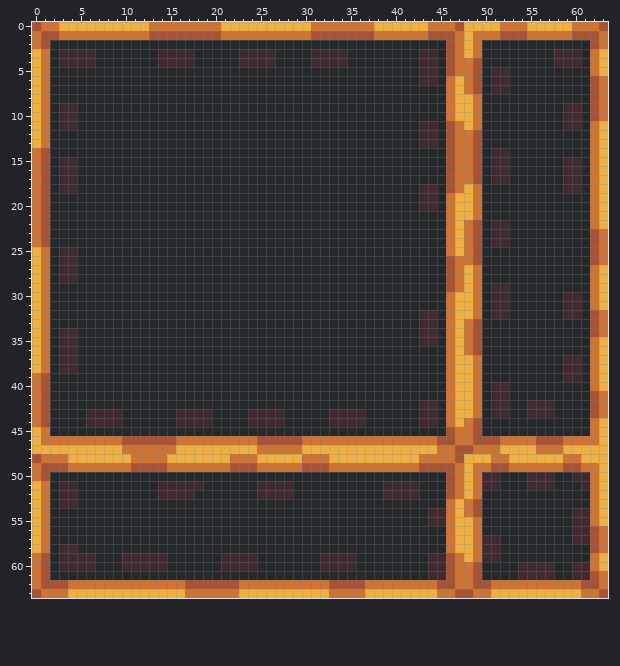
Pixel-art sprite, stored at Assets/Art/Tilesets/FactoryBG.png. This is how it looked before the edit.
The file is 64x64 pixels. Colours within 5 levels of each other are drawn and written as one.
After:
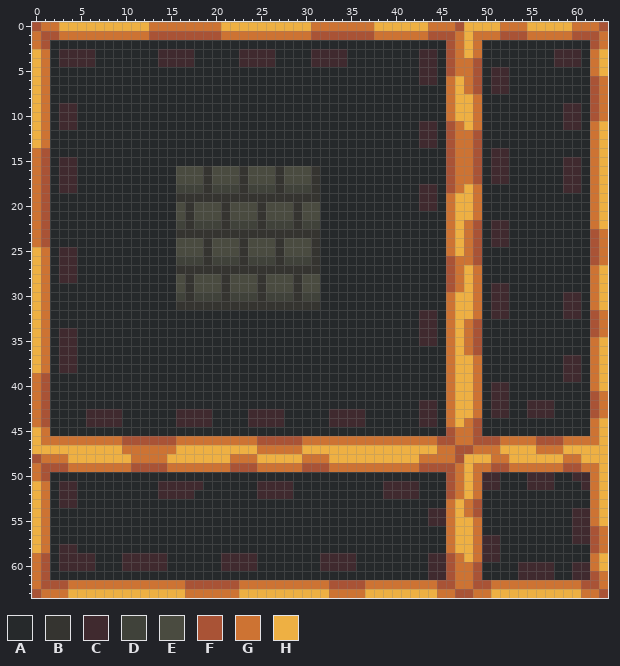
Palette (. is transparent): A #26292b  B #353430  C #402a2f  D #40423a  E #4a4b40  F #a95336  G #cd7333  H #eeb043
From old to new:
y 16..17: x 16..31 AAAAAAAAAAAAAAAA -> EEEBEEEBEEEBEEEB
y 18: x 16..31 AAAAAAAAAAAAAAAA -> DDDBDDDBDDDBDDDB
y 19: x 16..31 AAAAAAAAAAAAAAAA -> BBBBBBBBBBBBBBBB
y 20..21: x 16..31 AAAAAAAAAAAAAAAA -> EBEEEBEEEBEEEBEE
y 22: x 16..31 AAAAAAAAAAAAAAAA -> DBDDDBDDDBDDDBDD
y 23: x 16..31 AAAAAAAAAAAAAAAA -> BBBBBBBBBBBBBBBB
y 24..25: x 16..31 AAAAAAAAAAAAAAAA -> EEEBEEEBEEEBEEEB
y 26: x 16..31 AAAAAAAAAAAAAAAA -> DDDBDDDBDDDBDDDB
y 27: x 16..31 AAAAAAAAAAAAAAAA -> BBBBBBBBBBBBBBBB
y 28..29: x 16..31 AAAAAAAAAAAAAAAA -> EBEEEBEEEBEEEBEE
y 30: x 16..31 AAAAAAAAAAAAAAAA -> DBDDDBDDDBDDDBDD
y 31: x 16..31 AAAAAAAAAAAAAAAA -> BBBBBBBBBBBBBBBB
Pixel boxes of the changes (left, top, right, bottom) in both pictures:
changed: (176, 166, 320, 310)
